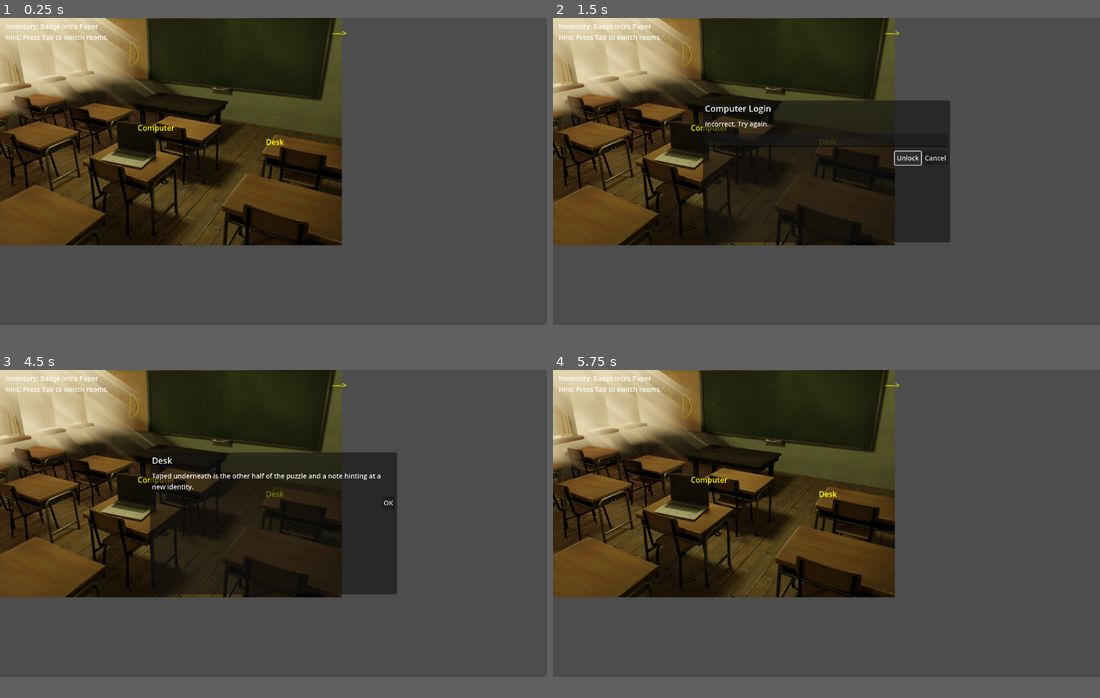
Above: before the commit, frames 1-4 (two rows, left to right).
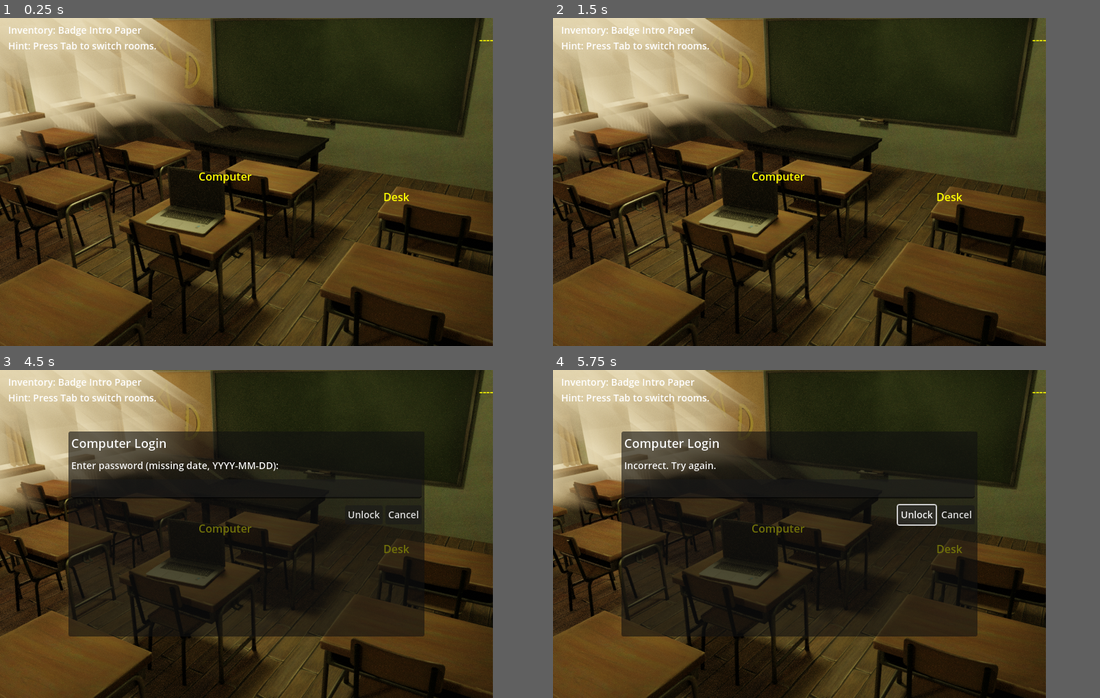
Above: after the commit, the same moments.

Repository: Harsh-Aaryan/game-jam
Game: Godot game, scene res://Main.tscn
Same seed, same stepped clock (60 frames per second), same inputs: the game is played once before the commit and once after it.
Inputs (mouse positions are in pixels of both pictures, inside the frame that each line leads up to):
- Up to frame 1 (0.25 s): no input
- Up to frame 2 (1.5 s): tap Enter at 0.5 s; move the mouse to (728, 142) at 0.52 s; click (728, 142) at 0.67 s; click (908, 159) at 1.25 s, where only the run before the commit has a clickable "Unlock"
- Up to frame 3 (4.5 s): click (355, 511) at 2 s, where only the run before the commit has a clickable "Unlock"; click (355, 511) at 2.75 s, where only the run before the commit has a clickable "Unlock"; click (382, 511) at 3.5 s, where only the run before the commit has a clickable "Cancel"; tap Space at 4.25 s; move the mouse to (295, 511) at 4.27 s; click (295, 511) at 4.42 s
- Up to frame 4 (5.75 s): click "OK" (after the commit: "Unlock") at 5 s
In our replay, the window is 799x449 before the commit and 720x480 after it. These sizes can differ from the game's own. Grey fills any space a smaller window leaves; there, only what the larger window draws over its background counts as a difference.

The runs differ from the first frame. In frame 1, 73% of the frame differs, in the area x 0-91%, y 0-100%; in frame 2, 69%; in frame 3, 63%; in frame 4, 71%.

Commit message:
updated resolution

Diff:
--- a/new-game-project/project.godot
+++ b/new-game-project/project.godot
@@ -15,6 +15,12 @@
 config/features=PackedStringArray("4.5", "Forward Plus")
 config/icon="res://icon.svg"
 
+[display]
+
+window/size/viewport_width=720
+window/size/viewport_height=480
+window/size/resizable=false
+
 [autoload]
 
 GameState="*res://GameState.gd"
